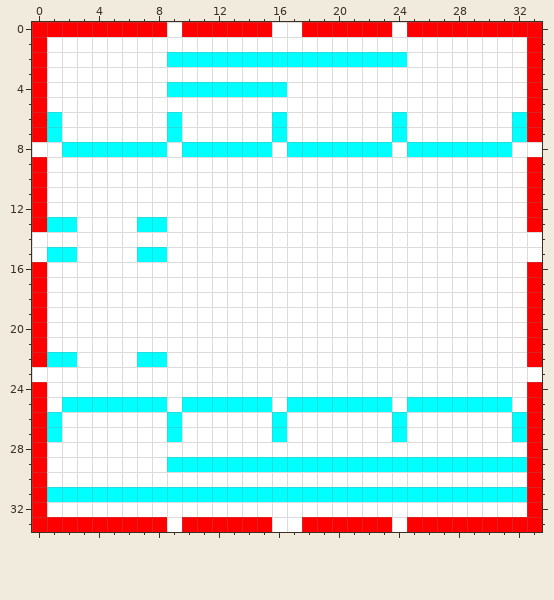
Two versions of one pixel-art sprite, src/main/resources/glyph_guide_box.png. Above: the version before the commit.
The file is 34x34 pixels.
After the commit:
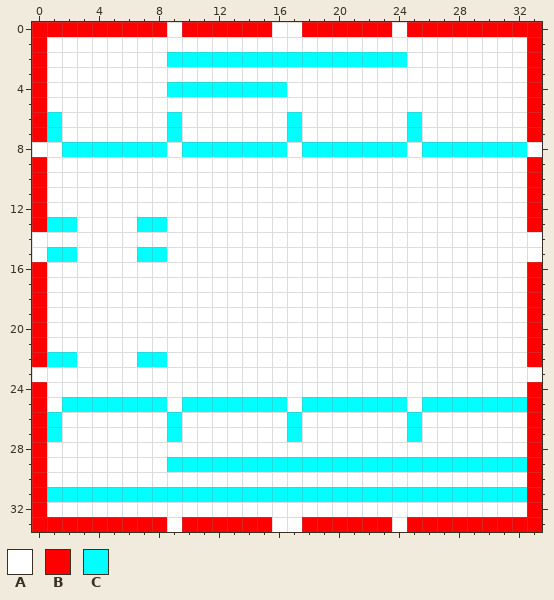
Palette (. is transparent): A #ffffff  B #ff0000  C #00ffff
From old to new:
Colour A replaces colour C in rows 6 to 7 at x 16, 24 and 32; in row 8 at x 17 and 25; in row 25 at x 17 and 25; in rows 26 to 27 at x 16, 24 and 32.
Colour C replaces colour A in rows 6 to 7 at x 17 and 25; in row 8 at x 16, 24 and 32; in row 25 at x 16, 24 and 32; in rows 26 to 27 at x 17 and 25.
Changed places in both pictures, as pixel boxes (x1, y1, x2, y2):
changed: (272, 112, 302, 157)
changed: (392, 112, 422, 157)
changed: (512, 112, 527, 157)
changed: (272, 397, 302, 442)
changed: (392, 397, 422, 442)
changed: (512, 397, 527, 442)
